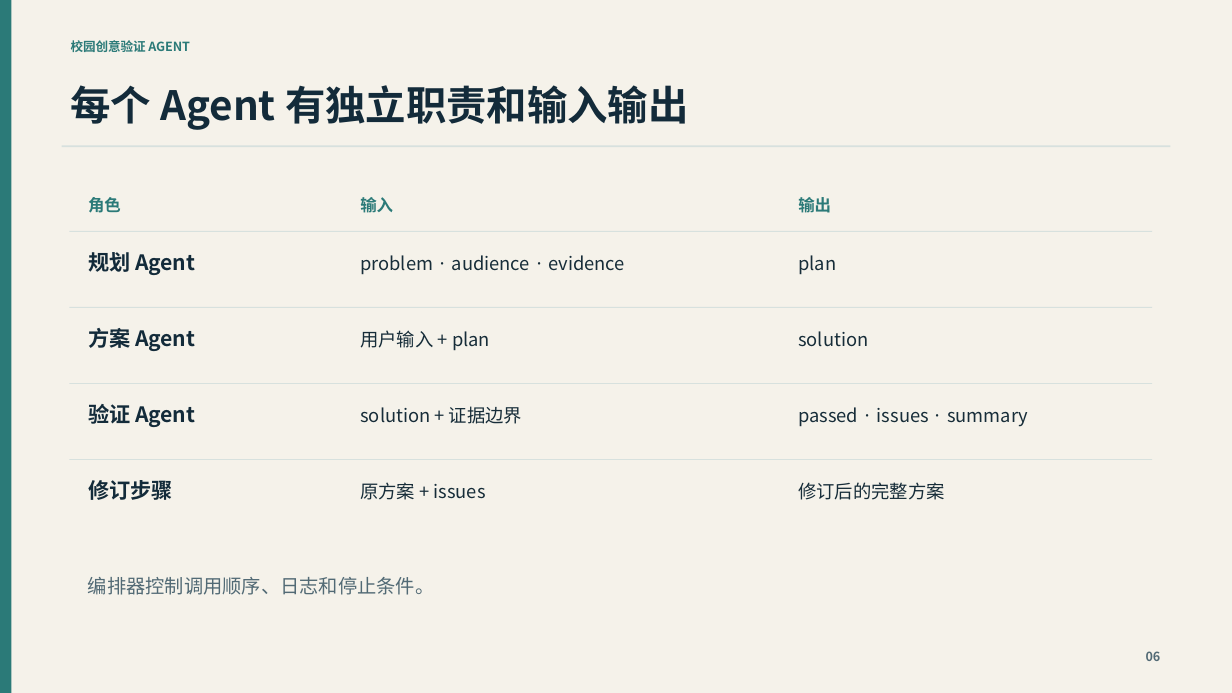
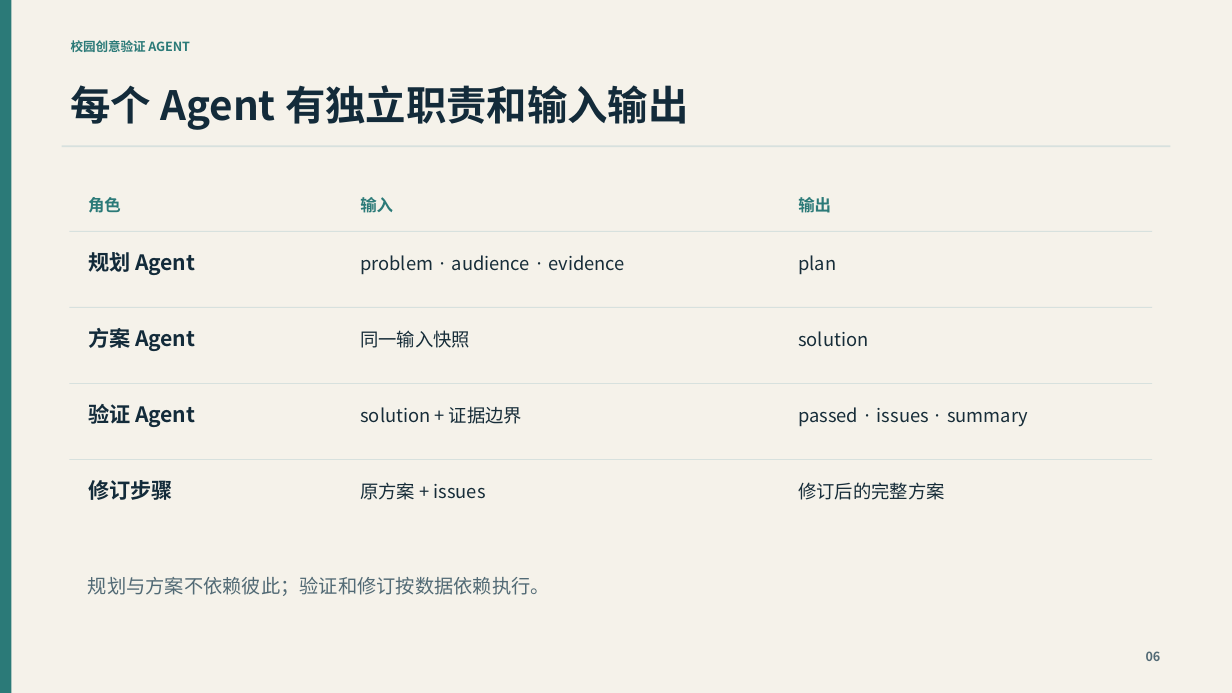
Before and after one commit to kanghaoyue11/campus-idea-agent, a slide deck: slide 6 of 校园创意验证Agent_演示稿.pptx. Drawn at 1232x693 pixels with LibreOffice and Linux fonts; fonts in the diff are those of the drawing. Boxes give left, top, right and bottom in pixels: in the first picture for what was removed or moved away, otherwise in the second. Text is boxed around its words. In the diff, an @@ line names an element or a change of style, - is before the commit and + after.

```diff
--- a/校园创意验证Agent_演示稿.pptx
+++ b/校园创意验证Agent_演示稿.pptx
@@ text at [360,330,470,348]: text changed @@
-用户输入 + plan
+同一输入快照
@@ text at [88,577,550,596]: text changed @@
-编排器控制调用顺序、日志和停止条件。
+规划与方案不依赖彼此；验证和修订按数据依赖执行。
```
Also in this commit, not shown: 8 other slides changed, 9 other files.
